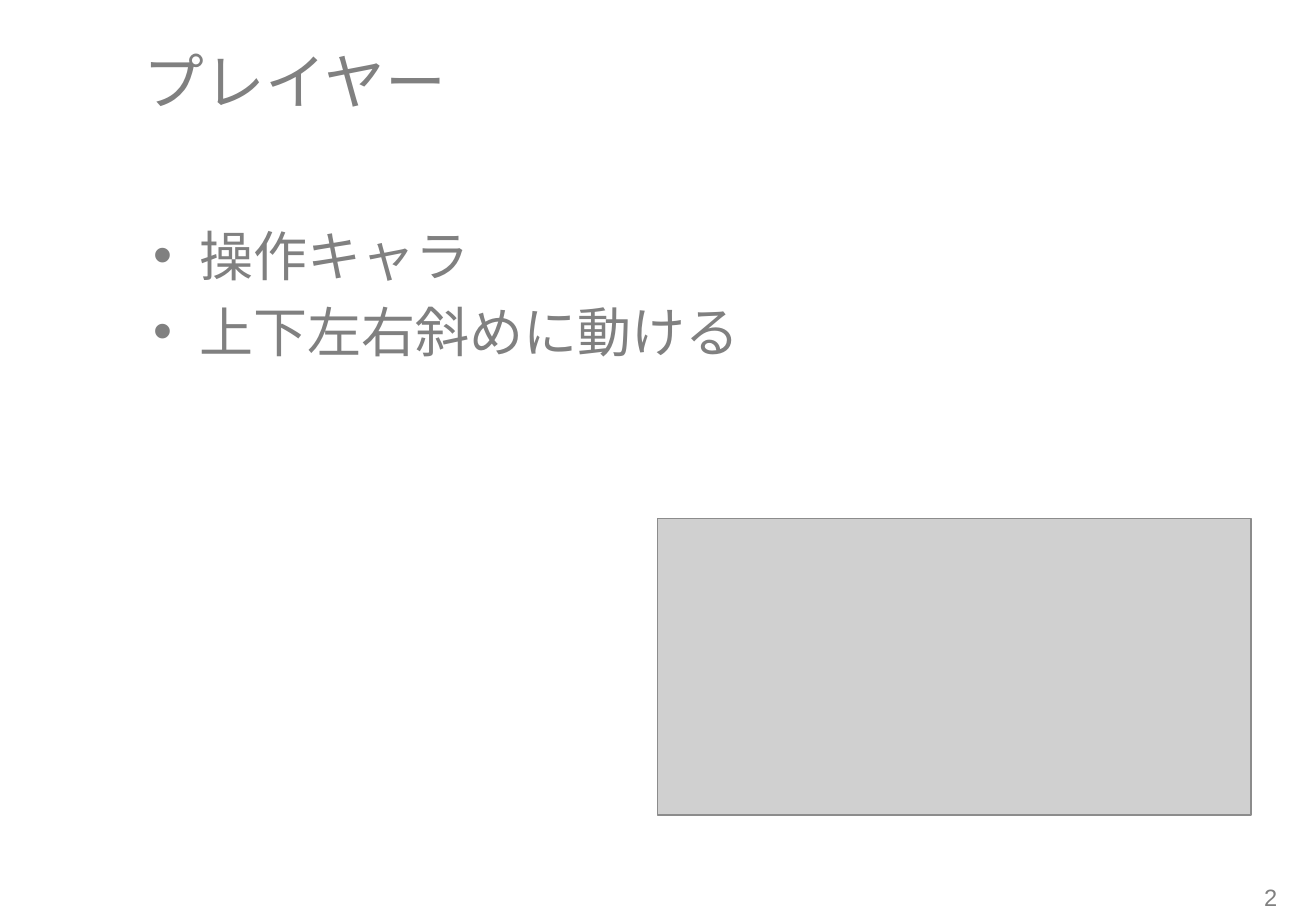
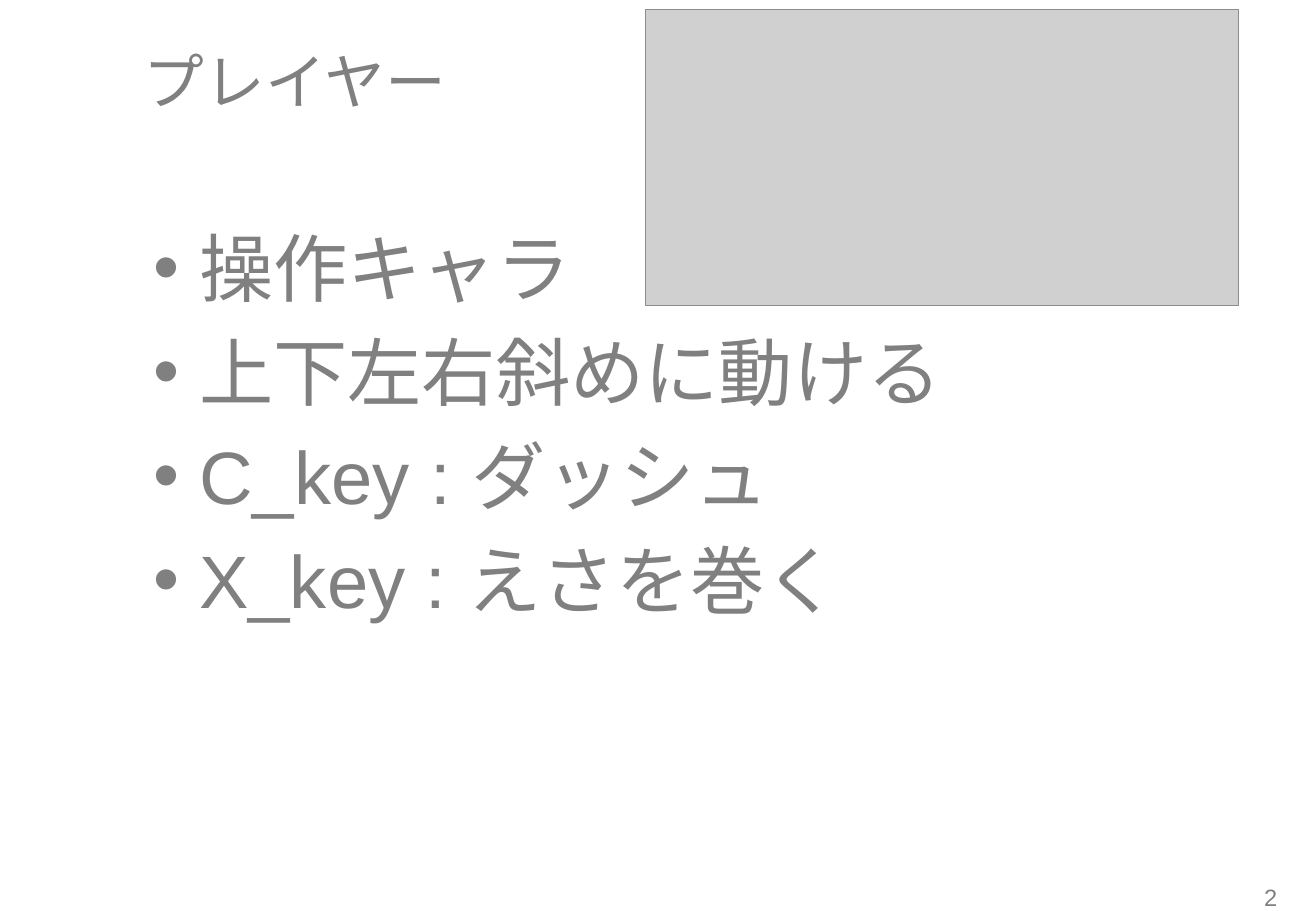
Before and after one commit to RubyCamp/rc2016s_g6, a slide deck: slide 3 of shinziko.pptx. Drawn at 1316x911 pixels with LibreOffice and Linux fonts; fonts in the diff are those of the drawing; grey boxes stand for pictures; background and template pictures are left out. Boxes give left, top, right and bottom in pixels: in the first picture for what was removed or moved away, otherwise in the second. Text is boxed around its words. In the diff, an @@ line names an element or a change of style, - is before the commit and + after.

Commit message:
紹介するキャラを追加

```diff
--- a/shinziko.pptx
+++ b/shinziko.pptx
@@ picture: place and size @@
-picture at <box>659,519,1252,815</box>
+picture at <box>645,10,1238,306</box>
@@ text at <box>199,233,941,406</box>: size 32 to 44 pt in "操作キャラ", "上下左右斜めに動ける"; more space between paragraphs @@
@@ text at <box>199,441,839,622</box>: paragraphs added @@
+• C_key : ダッシュ
+• X_key : えさを巻く
```
Also in this commit, not shown: 1 slide added.
